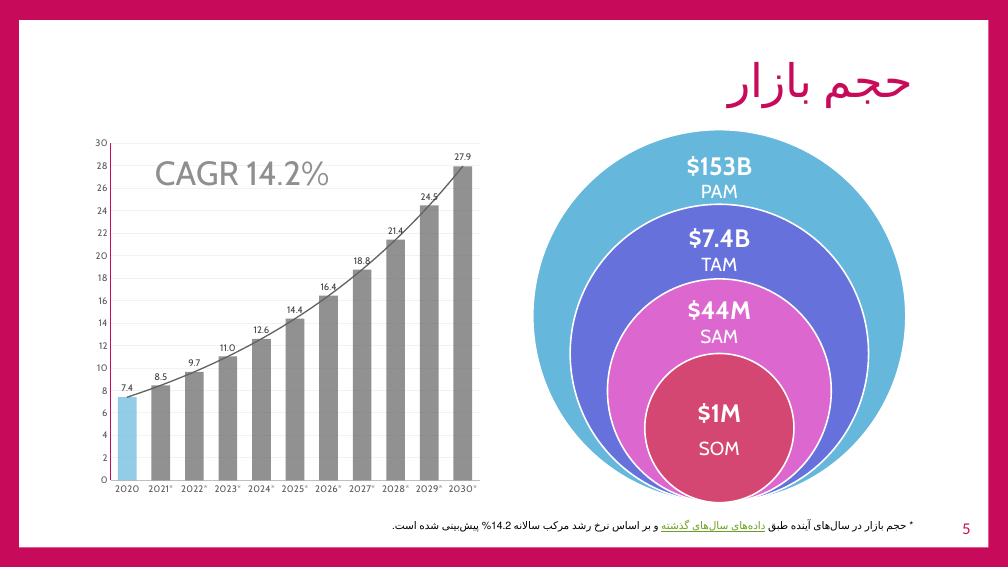
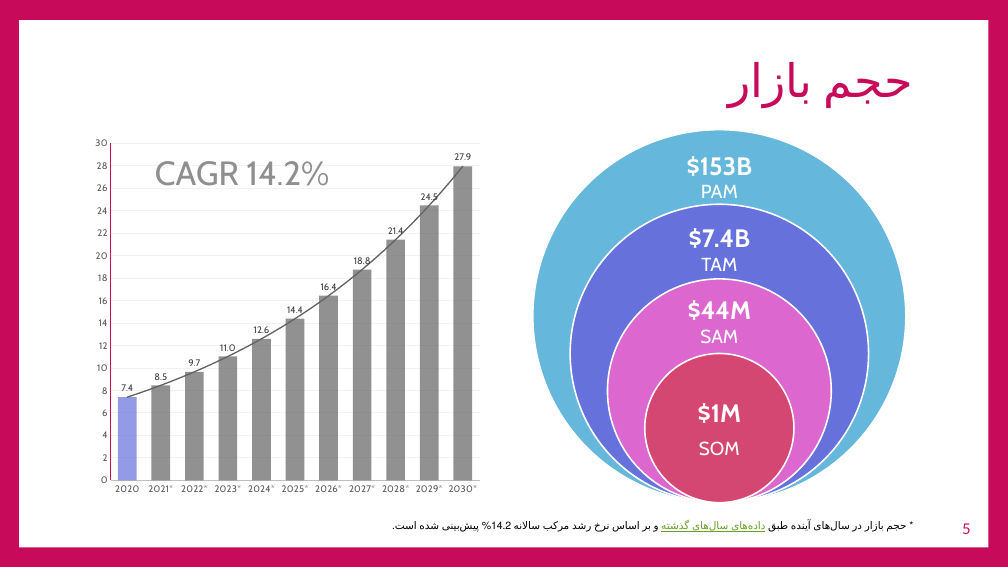
Before and after one commit to ghasemizade/talambar_cdn, a slide deck: slide 5 of business/PitchDeck/JIbres-PitchDeck-v1.pptx. Drawn at 1008x567 pixels with LibreOffice and Linux fonts; fonts in the diff are those of the drawing; background and template pictures are left out. Boxes give left, top, right and bottom in pixels: in the first picture for what was removed or moved away, otherwise in the second. Text is boxed around its words. In the diff, an @@ line names an element or a change of style, - is before the commit and + after.

```diff
--- a/business/PitchDeck/JIbres-PitchDeck-v1.pptx
+++ b/business/PitchDeck/JIbres-PitchDeck-v1.pptx
@@ column chart at [88, 130, 488, 503] @@
@@ colours of single points changed @@
```
Also in this commit, not shown: 2 other slides changed, 3 other files.
